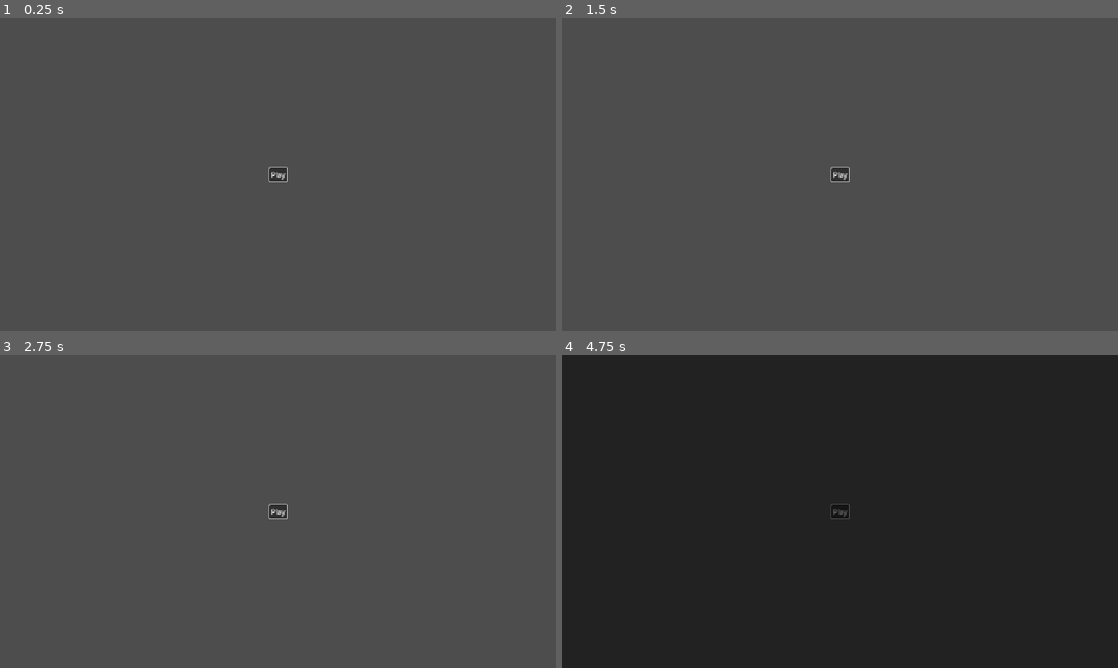
Above: before the commit, frames 1-4 (two rows, left to right).
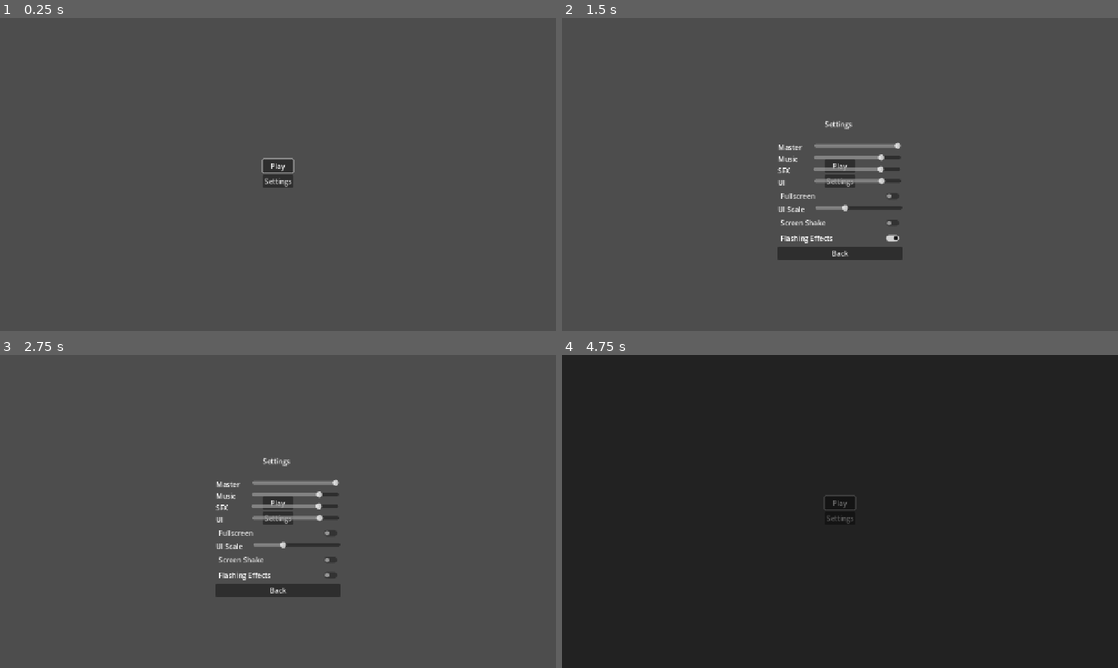
Above: after the commit, the same moments.

Repository: JeremyMarkWilcox/GodotJamBase
Game: Godot game, scene res://core/ui/title.tscn
The game is run twice, just before and just after one commit, with the same random seed, the same clock (stepped at 60 frames per second) and the same inputs.
Inputs (mouse positions are in pixels of both pictures, inside the frame that each line leads up to):
- Up to frame 1 (0.25 s): no input
- Up to frame 2 (1.5 s): click (840, 180) at 0.5 s, where only the run after the commit has a clickable "Settings"; click (840, 221) at 1.25 s, where only the run after the commit has a clickable "Screen Shake"
- Up to frame 3 (2.75 s): click (278, 574) at 2 s, where only the run after the commit has a clickable "Flashing Effects"
- Up to frame 4 (4.75 s): click (840, 589) at 2.75 s, where only the run after the commit has a clickable "Back"; click "Play" at 3.5 s; click "Back to Title" at 4.25 s

The runs differ from the first frame. In frame 1, 0.4% of the frame differs, in the area x 47-53%, y 44-55%; in frame 2, 2.7%, in the area x 38-62%, y 32-78%; in frame 3, 2.7%; in frame 4, 0.1%.

Commit message:
Added settings menu

Diff:
--- a/core/autoloads/settings.gd
+++ b/core/autoloads/settings.gd
@@ -1 +1,92 @@
 extends Node
+## Holds player settings, applies them, and saves them to disk.
+
+signal changed
+
+const CONFIG_PATH := "user://settings.cfg"
+
+var volumes: Dictionary[String, float] = {"Master": 1.0, "Music": 0.8, "SFX": 0.8, "UI": 0.8}
+var fullscreen := false
+var ui_scale := 1.0
+var screen_shake := true
+var flashing := true
+
+var _config := ConfigFile.new()
+
+
+func _ready() -> void:
+	load_settings()
+	_apply_all()
+
+
+func set_volume(bus: String, value: float) -> void:
+	volumes[bus] = clampf(value, 0.0, 1.0)
+	_apply_volume(bus)
+	changed.emit()
+
+
+func set_fullscreen(value: bool) -> void:
+	fullscreen = value
+	_apply_fullscreen()
+	changed.emit()
+
+
+func set_ui_scale(value: float) -> void:
+	ui_scale = value
+	get_tree().root.content_scale_factor = ui_scale
+	changed.emit()
+
+
+func set_screen_shake(value: bool) -> void:
+	screen_shake = value
+	changed.emit()
+
+
+func set_flashing(value: bool) -> void:
+	flashing = value
+	changed.emit()
+
+
+func save_settings() -> void:
+	for bus in volumes:
+		_config.set_value("audio", bus, volumes[bus])
+	_config.set_value("display", "fullscreen", fullscreen)
+	_config.set_value("display", "ui_scale", ui_scale)
+	_config.set_value("accessibility", "screen_shake", screen_shake)
+	_config.set_value("accessibility", "flashing", flashing)
+	var error := _config.save(CONFIG_PATH)
+	if error != OK:
+		push_warning("Settings: could not save %s" % CONFIG_PATH)
+
+
+func load_settings() -> void:
+	if _config.load(CONFIG_PATH) != OK:
+		return  # first run: keep the defaults
+	for bus in volumes:
+		volumes[bus] = _config.get_value("audio", bus, volumes[bus])
+	fullscreen = _config.get_value("display", "fullscreen", fullscreen)
+	ui_scale = _config.get_value("display", "ui_scale", ui_scale)
+	screen_shake = _config.get_value("accessibility", "screen_shake", screen_shake)
+	flashing = _config.get_value("accessibility", "flashing", flashing)
+
+
+func _apply_all() -> void:
+	for bus in volumes:
+		_apply_volume(bus)
+	if not OS.has_feature("web"):  # browsers only allow fullscreen after a click
+		_apply_fullscreen()
+	get_tree().root.content_scale_factor = ui_scale
+
+
+func _apply_volume(bus: String) -> void:
+	var index := AudioServer.get_bus_index(bus)
+	if index == -1:
+		push_warning("Settings: no audio bus named %s" % bus)
+		return
+	AudioServer.set_bus_volume_db(index, linear_to_db(volumes[bus]))
+	AudioServer.set_bus_mute(index, volumes[bus] <= 0.0)
+
+
+func _apply_fullscreen() -> void:
+	var mode := DisplayServer.WINDOW_MODE_FULLSCREEN if fullscreen else DisplayServer.WINDOW_MODE_WINDOWED
+	DisplayServer.window_set_mode(mode)
--- a/core/ui/pause_menu.gd
+++ b/core/ui/pause_menu.gd
@@ -3,6 +3,8 @@
 @export var resume_button: Button
 @export var restart_button: Button
 @export var quit_button: Button
+@export var settings_button: Button
+@export var settings_menu: BaseMenu
 
 
 func _ready() -> void:
@@ -10,3 +12,4 @@
 	resume_button.pressed.connect(MenuManager.close_menu)
 	restart_button.pressed.connect(SceneManager.restart)
 	quit_button.pressed.connect(SceneManager.return_to_title)
+	settings_button.pressed.connect(func() -> void: MenuManager.open_menu(settings_menu))
--- a/core/ui/PauseMenu.tscn
+++ b/core/ui/pause_menu.tscn
@@ -2,7 +2,7 @@
 
 [ext_resource type="Script" uid="uid://blcy7p60o1i33" path="res://core/ui/pause_menu.gd" id="1_jxs0t"]
 
-[node name="PauseMenu" type="Control" unique_id=1641965247 node_paths=PackedStringArray("resume_button", "restart_button", "quit_button", "first_focus")]
+[node name="PauseMenu" type="Control" unique_id=1641965247 node_paths=PackedStringArray("resume_button", "restart_button", "quit_button", "settings_button", "settings_menu", "first_focus")]
 layout_mode = 3
 anchors_preset = 15
 anchor_right = 1.0
@@ -13,6 +13,8 @@
 resume_button = NodePath("Restart/ResumeButton")
 restart_button = NodePath("Restart/RestartButton")
 quit_button = NodePath("Restart/QuitButton")
+settings_button = NodePath("Restart/Settings")
+settings_menu = NodePath(".")
 first_focus = NodePath("Restart/ResumeButton")
 
 [node name="Dim" type="ColorRect" parent="." unique_id=206671920]
@@ -46,6 +48,10 @@
 layout_mode = 2
 text = "Restart"
 
+[node name="Settings" type="Button" parent="Restart" unique_id=412556533]
+layout_mode = 2
+text = "Settings"
+
 [node name="QuitButton" type="Button" parent="Restart" unique_id=754210131]
 layout_mode = 2
 text = "Quit to Title"
--- /dev/null
+++ b/core/ui/settings_menu.gd
@@ -0,0 +1,45 @@
+extends BaseMenu
+
+@export var master_slider: HSlider
+@export var music_slider: HSlider
+@export var sfx_slider: HSlider
+@export var ui_slider: HSlider
+@export var fullscreen_toggle: CheckButton
+@export var ui_scale_slider: HSlider
+@export var shake_toggle: CheckButton
+@export var flash_toggle: CheckButton
+@export var back_button: Button
+
+
+func _ready() -> void:
+	super()
+	master_slider.value_changed.connect(func(value: float) -> void: Settings.set_volume("Master", value))
+	music_slider.value_changed.connect(func(value: float) -> void: Settings.set_volume("Music", value))
+	sfx_slider.value_changed.connect(func(value: float) -> void: Settings.set_volume("SFX", value))
+	ui_slider.value_changed.connect(func(value: float) -> void: Settings.set_volume("UI", value))
+	fullscreen_toggle.toggled.connect(Settings.set_fullscreen)
+	ui_scale_slider.value_changed.connect(Settings.set_ui_scale)
+	shake_toggle.toggled.connect(Settings.set_screen_shake)
+	flash_toggle.toggled.connect(Settings.set_flashing)
+	back_button.pressed.connect(MenuManager.close_menu)
+
+
+func open() -> void:
+	_sync_from_settings()
+	super()
+
+
+func close() -> void:
+	Settings.save_settings()
+	super()
+
+
+func _sync_from_settings() -> void:
+	master_slider.set_value_no_signal(Settings.volumes["Master"])
+	music_slider.set_value_no_signal(Settings.volumes["Music"])
+	sfx_slider.set_value_no_signal(Settings.volumes["SFX"])
+	ui_slider.set_value_no_signal(Settings.volumes["UI"])
+	fullscreen_toggle.set_pressed_no_signal(Settings.fullscreen)
+	ui_scale_slider.set_value_no_signal(Settings.ui_scale)
+	shake_toggle.set_pressed_no_signal(Settings.screen_shake)
+	flash_toggle.set_pressed_no_signal(Settings.flashing)
--- /dev/null
+++ b/core/ui/settings_menu.tscn
@@ -0,0 +1,133 @@
+[gd_scene format=3 uid="uid://dr52lc4bvyyj7"]
+
+[ext_resource type="Script" uid="uid://ofjd23x0aj6q" path="res://core/ui/settings_menu.gd" id="1_ig1xr"]
+
+[node name="SettingsMenu" type="Control" unique_id=662873383 node_paths=PackedStringArray("master_slider", "music_slider", "sfx_slider", "ui_slider", "fullscreen_toggle", "ui_scale_slider", "shake_toggle", "flash_toggle", "back_button", "first_focus")]
+layout_mode = 3
+anchors_preset = 15
+anchor_right = 1.0
+anchor_bottom = 1.0
+grow_horizontal = 2
+grow_vertical = 2
+script = ExtResource("1_ig1xr")
+master_slider = NodePath("VBoxContainer/Master/HSlider")
+music_slider = NodePath("VBoxContainer/Music/HSlider")
+sfx_slider = NodePath("VBoxContainer/SFX/HSlider")
+ui_slider = NodePath("VBoxContainer/UI/HSlider")
+fullscreen_toggle = NodePath("VBoxContainer/FullScreen")
+ui_scale_slider = NodePath("VBoxContainer/UIScale/HSlider")
+shake_toggle = NodePath("VBoxContainer/ScreenShake")
+flash_toggle = NodePath("VBoxContainer/FlashingEffects")
+back_button = NodePath("VBoxContainer/BackButton")
+first_focus = NodePath("VBoxContainer/Master/HSlider")
+
+[node name="Dim" type="ColorRect" parent="." unique_id=316380518]
+layout_mode = 1
+anchors_preset = 15
+anchor_right = 1.0
+anchor_bottom = 1.0
+grow_horizontal = 2
+grow_vertical = 2
+color = Color(0, 0, 0, 0.23529412)
+
+[node name="VBoxContainer" type="VBoxContainer" parent="." unique_id=490367709]
+layout_mode = 1
+anchors_preset = 8
+anchor_left = 0.5
+anchor_top = 0.5
+anchor_right = 0.5
+anchor_bottom = 0.5
+offset_left = -129.5
+offset_top = -42.5
+offset_right = 129.5
+offset_bottom = 42.5
+grow_horizontal = 2
+grow_vertical = 2
+
+[node name="Settings" type="Label" parent="VBoxContainer" unique_id=1447628128]
+layout_mode = 2
+text = "                          Settings
+"
+
+[node name="Master" type="HBoxContainer" parent="VBoxContainer" unique_id=841604754]
+layout_mode = 2
+
+[node name="Label" type="Label" parent="VBoxContainer/Master" unique_id=982648564]
+layout_mode = 2
+text = "Master      "
+
+[node name="HSlider" type="HSlider" parent="VBoxContainer/Master" unique_id=1890600828]
+custom_minimum_size = Vector2(200, 0)
+layout_mode = 2
+max_value = 1.0
+step = 0.05
+
+[node name="Music" type="HBoxContainer" parent="VBoxContainer" unique_id=187257703]
+layout_mode = 2
+
+[node name="Label" type="Label" parent="VBoxContainer/Music" unique_id=380194808]
+layout_mode = 2
+text = "Music        "
+
+[node name="HSlider" type="HSlider" parent="VBoxContainer/Music" unique_id=709042131]
+custom_minimum_size = Vector2(200, 0)
+layout_mode = 2
+max_value = 1.0
+step = 0.05
+
+[node name="SFX" type="HBoxContainer" parent="VBoxContainer" unique_id=1814023023]
+layout_mode = 2
+
+[node name="Label" type="Label" parent="VBoxContainer/SFX" unique_id=2011004812]
+layout_mode = 2
+text = "SFX            "
+
+[node name="HSlider" type="HSlider" parent="VBoxContainer/SFX" unique_id=68022615]
+custom_minimum_size = Vector2(200, 0)
+layout_mode = 2
+max_value = 1.0
+step = 0.05
+
+[node name="UI" type="HBoxContainer" parent="VBoxContainer" unique_id=1916511796]
+layout_mode = 2
+
+[node name="Label" type="Label" parent="VBoxContainer/UI" unique_id=1590328559]
+layout_mode = 2
+text = "UI               "
+
+[node name="HSlider" type="HSlider" parent="VBoxContainer/UI" unique_id=1583891508]
+custom_minimum_size = Vector2(200, 0)
+layout_mode = 2
+max_value = 1.0
+step = 0.05
+
+[node name="FullScreen" type="CheckButton" parent="VBoxContainer" unique_id=1193615506]
+layout_mode = 2
+text = "Fullscreen"
+
+[node name="UIScale" type="HBoxContainer" parent="VBoxContainer" unique_id=394992399]
+layout_mode = 2
+
+[node name="Label" type="Label" parent="VBoxContainer/UIScale" unique_id=1975529225]
+layout_mode = 2
+text = "UI Scale     "
+
+[node name="HSlider" type="HSlider" parent="VBoxContainer/UIScale" unique_id=1998406588]
+custom_minimum_size = Vector2(200, 0)
+layout_mode = 2
+min_value = 0.75
+max_value = 1.5
+step = 0.25
+value = 0.75
+
+[node name="ScreenShake" type="CheckButton" parent="VBoxContainer" unique_id=864856497]
+layout_mode = 2
+text = "Screen Shake"
+
+[node name="FlashingEffects" type="CheckButton" parent="VBoxContainer" unique_id=2029714032]
+layout_mode = 2
+text = "Flashing Effects"
+
+[node name="BackButton" type="Button" parent="VBoxContainer" unique_id=1386689142]
+layout_mode = 2
+text = "Back"
--- a/core/ui/title.gd
+++ b/core/ui/title.gd
@@ -2,12 +2,22 @@
 
 @export_file("*.tscn") var game_scene: String
 @export var play_button: Button
+@export var settings_button: Button
+@export var settings_menu: BaseMenu
 
 
 func _ready() -> void:
 	play_button.pressed.connect(_on_play_pressed)
 	play_button.grab_focus()
+	settings_button.pressed.connect(func() -> void: MenuManager.open_menu(settings_menu))
+	MenuManager.menu_closed.connect(_on_menu_closed)
+
 
 
 func _on_play_pressed() -> void:
 	SceneManager.change_scene(game_scene)
+
+
+func _on_menu_closed(_menu: BaseMenu) -> void:
+	if not MenuManager.is_menu_open():
+		play_button.grab_focus()
--- a/core/ui/title.tscn
+++ b/core/ui/title.tscn
@@ -1,8 +1,9 @@
 [gd_scene format=3 uid="uid://bub40ec1qfl2u"]
 
 [ext_resource type="Script" uid="uid://dotsrnnn415j1" path="res://core/ui/title.gd" id="1_s5xim"]
+[ext_resource type="PackedScene" uid="uid://dr52lc4bvyyj7" path="res://core/ui/settings_menu.tscn" id="2_fepre"]
 
-[node name="Title" type="Control" unique_id=1641629483 node_paths=PackedStringArray("play_button")]
+[node name="Title" type="Control" unique_id=1641629483 node_paths=PackedStringArray("play_button", "settings_button", "settings_menu")]
 layout_mode = 3
 anchors_preset = 15
 anchor_right = 1.0
@@ -11,19 +12,31 @@
 grow_vertical = 2
 script = ExtResource("1_s5xim")
 game_scene = "uid://dpeqdxb317lrk"
-play_button = NodePath("PlayButton")
+play_button = NodePath("VBoxContainer/PlayButton")
+settings_button = NodePath("VBoxContainer/Settings")
+settings_menu = NodePath("VBoxContainer/SettingsMenu")
 
-[node name="PlayButton" type="Button" parent="." unique_id=852678361]
+[node name="VBoxContainer" type="VBoxContainer" parent="." unique_id=919356858]
 layout_mode = 1
 anchors_preset = 8
 anchor_left = 0.5
 anchor_top = 0.5
 anchor_right = 0.5
 anchor_bottom = 0.5
-offset_left = -20.5
-offset_top = -15.5
-offset_right = 20.5
-offset_bottom = 15.5
+offset_left = -35.0
+offset_top = -35.0
+offset_right = 35.0
+offset_bottom = 35.0
 grow_horizontal = 2
 grow_vertical = 2
+
+[node name="PlayButton" type="Button" parent="VBoxContainer" unique_id=852678361]
+layout_mode = 2
 text = "Play"
+
+[node name="Settings" type="Button" parent="VBoxContainer" unique_id=1578274722]
+layout_mode = 2
+text = "Settings"
+
+[node name="SettingsMenu" parent="VBoxContainer" unique_id=662873383 instance=ExtResource("2_fepre")]
+layout_mode = 2
--- a/game/Game.tscn
+++ b/game/Game.tscn
@@ -1,7 +1,8 @@
 [gd_scene format=3 uid="uid://dpeqdxb317lrk"]
 
 [ext_resource type="Script" uid="uid://qy4it252asph" path="res://game/game.gd" id="1_qdja7"]
-[ext_resource type="PackedScene" uid="uid://clc41ipfan7bu" path="res://core/ui/PauseMenu.tscn" id="2_m71xk"]
+[ext_resource type="PackedScene" uid="uid://clc41ipfan7bu" path="res://core/ui/pause_menu.tscn" id="2_m71xk"]
+[ext_resource type="PackedScene" uid="uid://dr52lc4bvyyj7" path="res://core/ui/settings_menu.tscn" id="3_m71xk"]
 
 [node name="Game" type="Control" unique_id=670230050 node_paths=PackedStringArray("back_button", "pause_menu")]
 layout_mode = 3
@@ -29,5 +30,9 @@
 grow_vertical = 2
 text = "Back to Title"
 
-[node name="PauseMenu" parent="." unique_id=1641965247 instance=ExtResource("2_m71xk")]
+[node name="PauseMenu" parent="." unique_id=1641965247 node_paths=PackedStringArray("settings_menu") instance=ExtResource("2_m71xk")]
 layout_mode = 1
+settings_menu = NodePath("../SettingsMenu")
+
+[node name="SettingsMenu" parent="." unique_id=662873383 instance=ExtResource("3_m71xk")]
+layout_mode = 1
Not shown, added: core/ui/settings_menu.gd.uid
